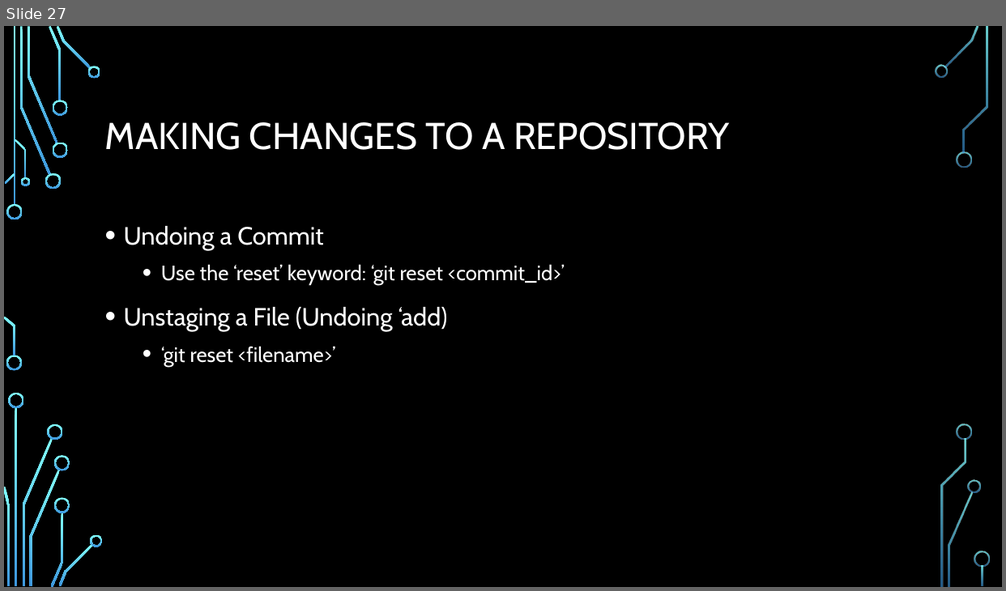
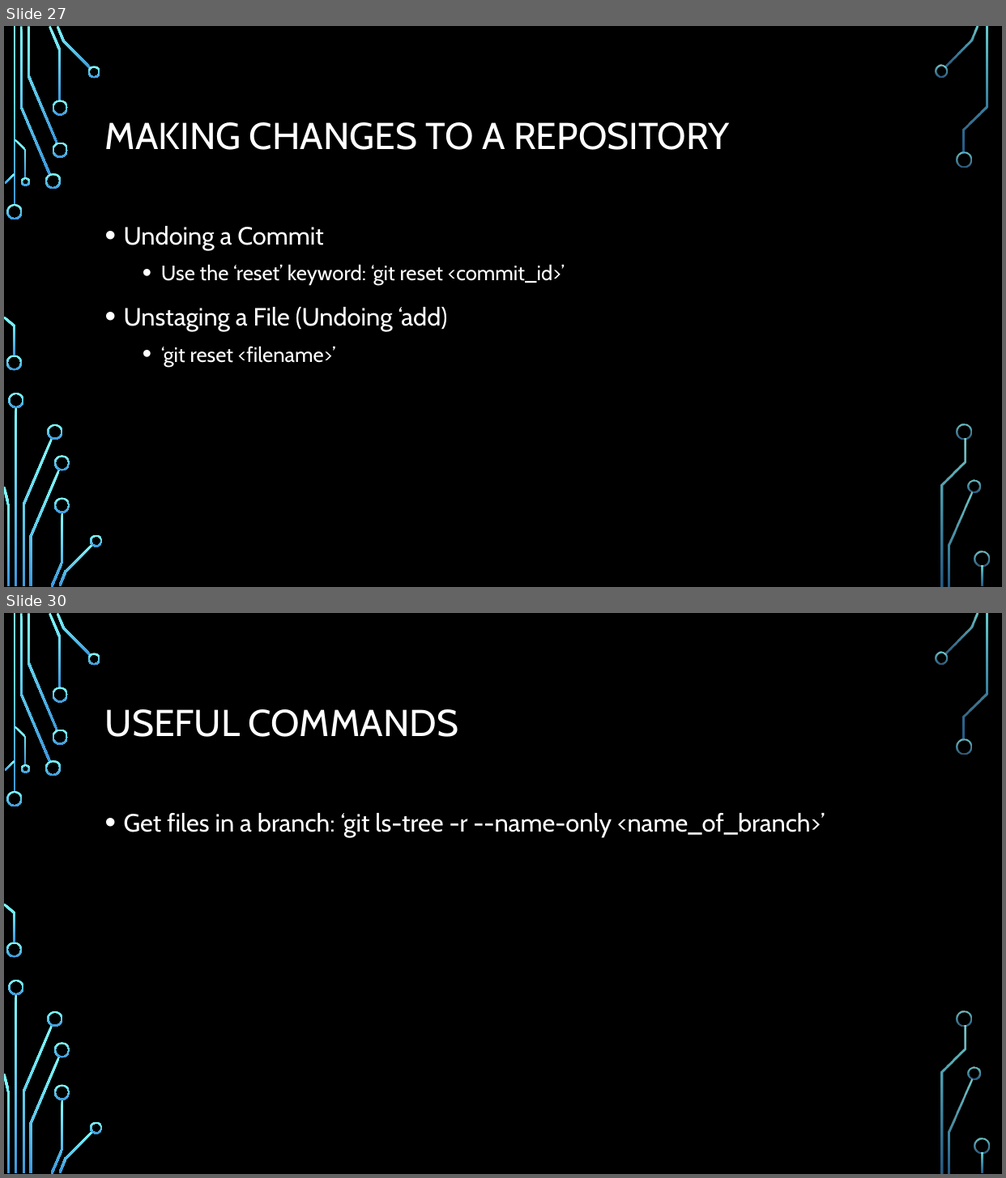
Before and after one commit to dbowmans46/PracticalProgramming, a slide deck: Git Tutorial/Git Tutorial.pptx. Shown one above the other, each under a label of ours: slide 27 before the commit, slides 27 and 30 after it; the slides between them are not shown. The pictures are 1006x591 and 1006x1178 pixels, drawn with LibreOffice and Linux fonts; fonts in the diff are those of the drawing; background and template pictures are left out. Boxes give left, top, right and bottom in pixels: in the first picture for what was removed or moved away, otherwise in the second. Text is boxed around its words. In the diff, an @@ line names an element or a change of style, - is before the commit and + after.

```diff
--- a/Git Tutorial/Git Tutorial.pptx
+++ b/Git Tutorial/Git Tutorial.pptx
@@ slide 30 added at (x1=4, y1=613, x2=1002, y2=1174), background picture (left out); not listed: 36 template elements that a slide beside it also shows @@
@@ title added at (x1=105, y1=709, x2=459, y2=737), 36 pt, text #FFFFFF @@
+USEFUL COMMANDS
@@ text added at (x1=124, y1=813, x2=825, y2=837), 24 pt, text #FFFFFF @@
+• Get files in a branch: ‘git ls-tree -r --name-only <name_of_branch>’
```
Also in this commit, not shown: 2 slides changed, 1 other slide added.
